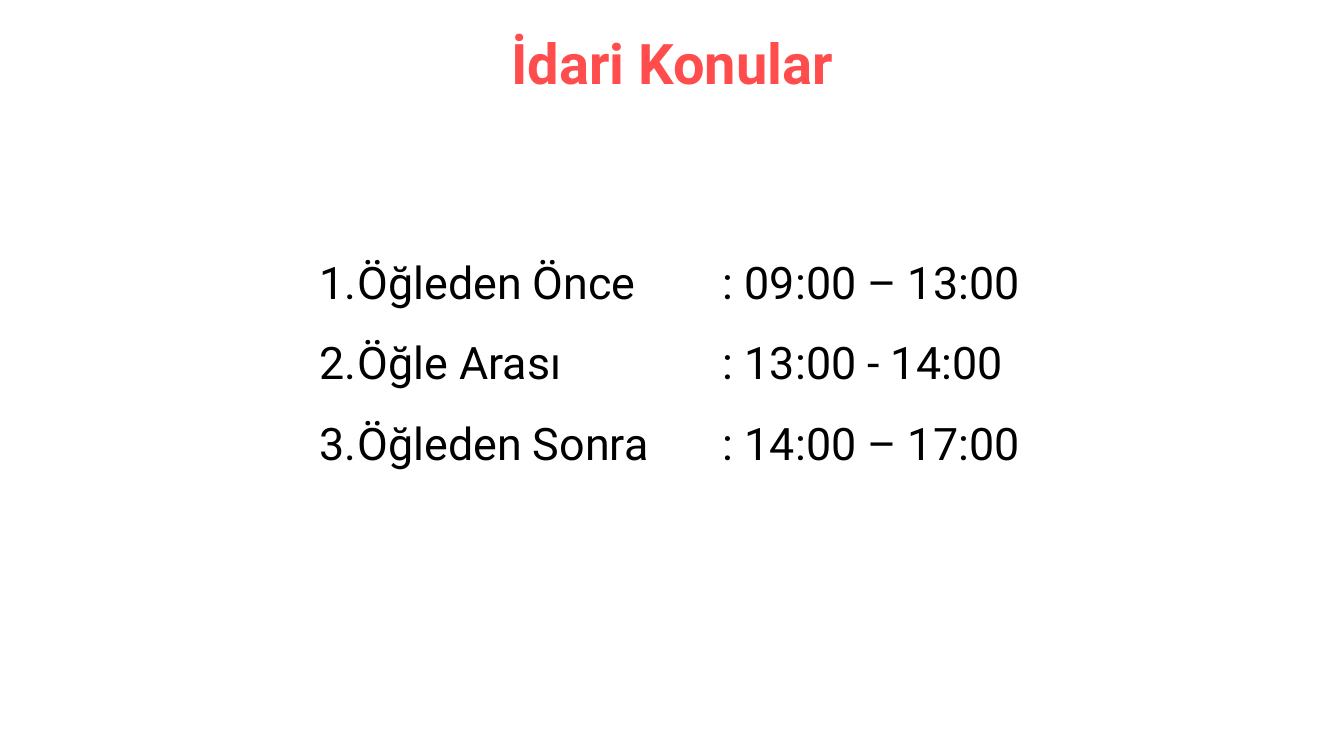
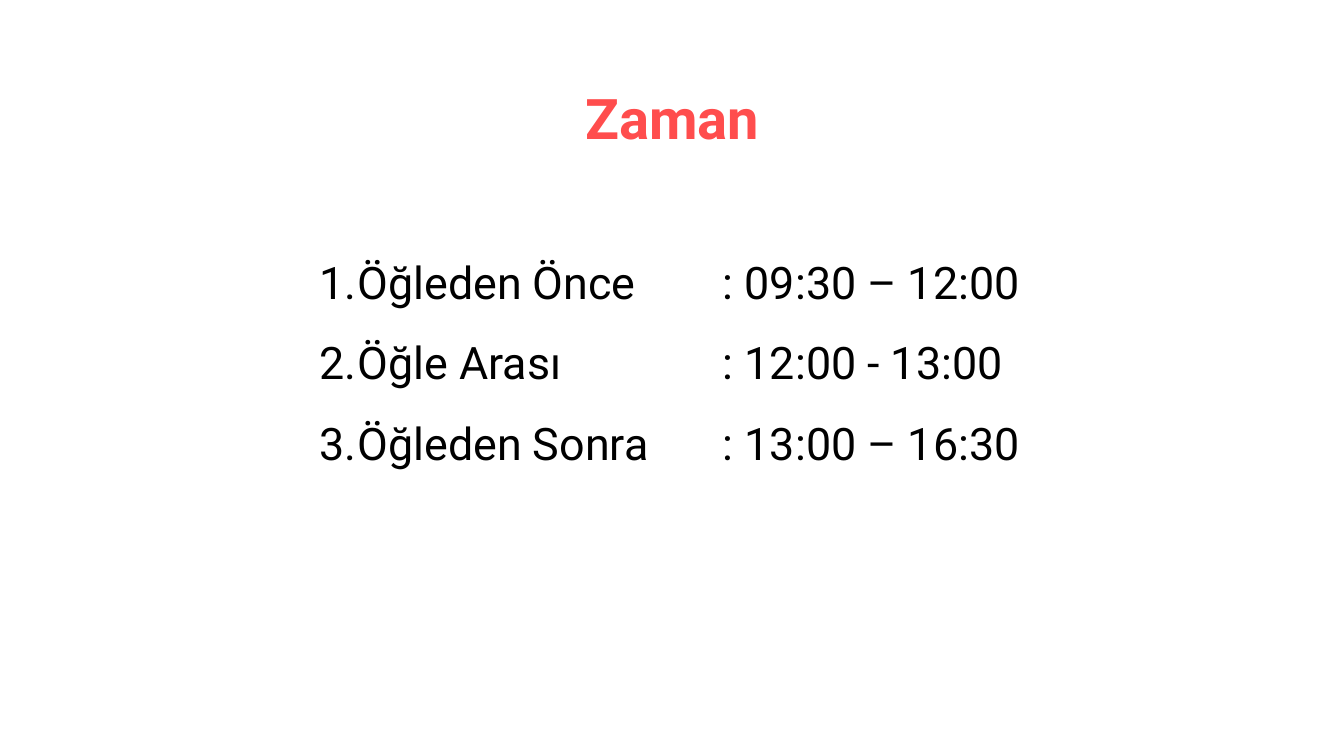
Before and after one commit to erkansirin78/hadoop-spark-for-developers, a slide deck: slide 6 of 00_acilis_hadoop-spark-for-developers.pptx (slide 3 before the commit). Drawn at 1344x756 pixels with LibreOffice and Linux fonts; fonts in the diff are those of the drawing. Boxes give left, top, right and bottom in pixels: in the first picture for what was removed or moved away, otherwise in the second. Text is boxed around its words. In the diff, an @@ line names an element or a change of style, - is before the commit and + after.

```diff
--- a/00_acilis_hadoop-spark-for-developers.pptx
+++ b/00_acilis_hadoop-spark-for-developers.pptx
@@ title at <box>585,99,759,140</box>: text changed @@
-İdari Konular
+Zaman
@@ text at <box>320,260,1020,470</box>: text changed @@
-1. Öğleden Önce : 09:00 – 13:00
-2. Öğle Arası : 13:00 - 14:00
-3. Öğleden Sonra : 14:00 – 17:00
+1. Öğleden Önce : 09:30 – 12:00
+2. Öğle Arası : 12:00 - 13:00
+3. Öğleden Sonra : 13:00 – 16:30
```
Also in this commit, not shown: 2 other slides changed, 3 slides added, 1 slide removed, 3 other files.
